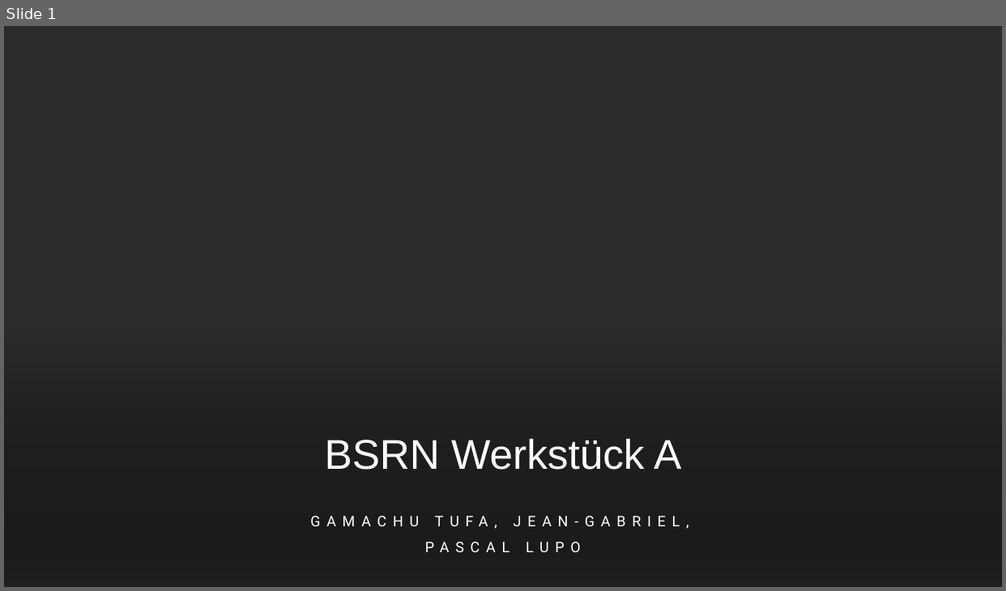
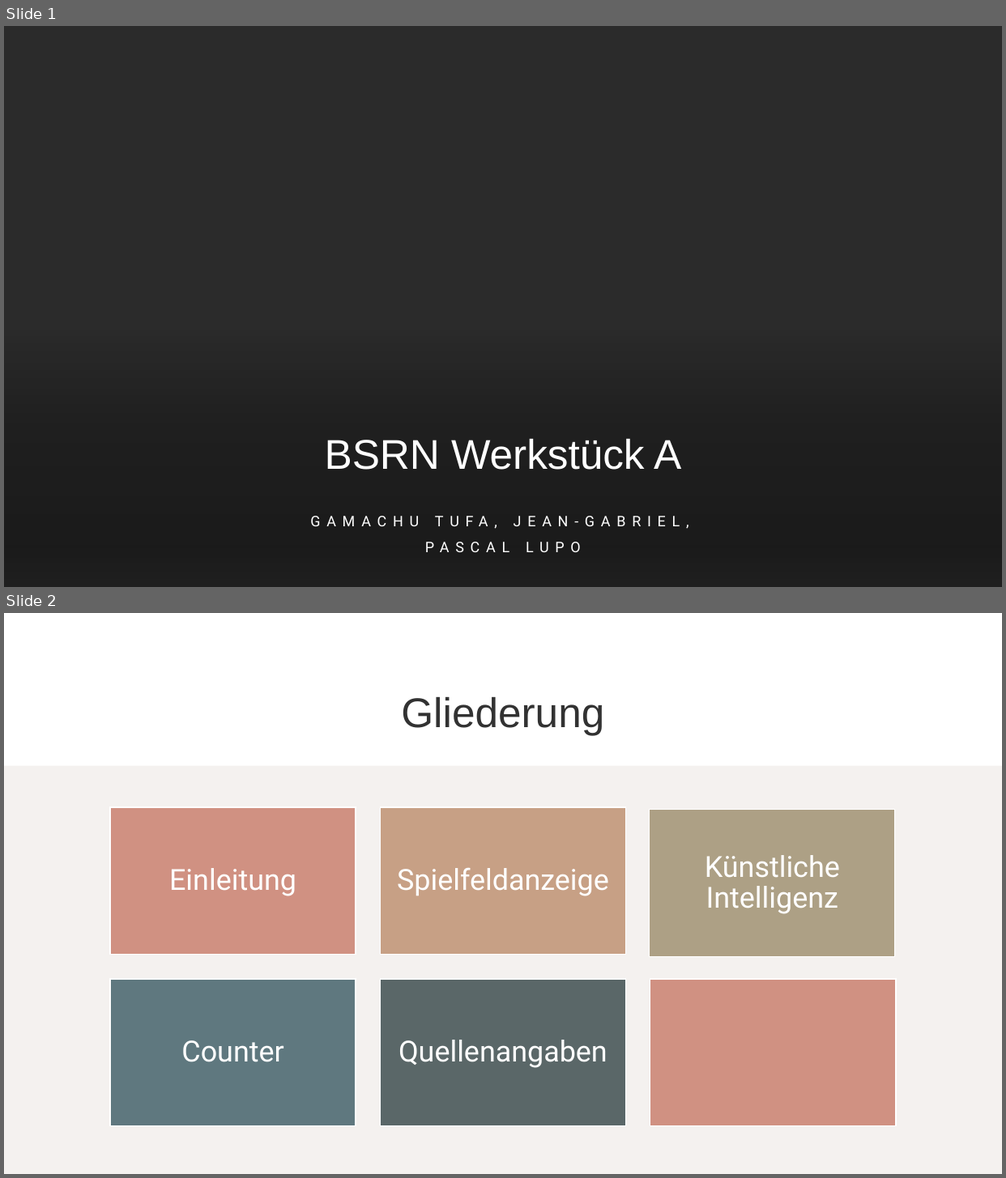
Before and after one commit to gamma795/BSRN_Projekt, a slide deck: BSRN Werkstück A.pptx. Shown one above the other, each under a label of ours: slide 1 before the commit, slides 1 and 2 after it. The pictures are 1006x591 and 1006x1178 pixels, drawn with LibreOffice and Linux fonts; fonts in the diff are those of the drawing; background and template pictures are left out; a plain dark background stands for a picture behind light text. Boxes give left, top, right and bottom in pixels: in the first picture for what was removed or moved away, otherwise in the second. Text is boxed around its words. In the diff, an @@ line names an element or a change of style, - is before the commit and + after.

```diff
--- a/BSRN Werkstück A.pptx
+++ b/BSRN Werkstück A.pptx
@@ slide 2 added at <box>4,613,1002,1174</box>, background #FFFFFF; not listed: 1 template element that a slide beside it also shows @@
@@ rectangle added at <box>4,613,1002,1174</box>, fill #FFFFFF @@
@@ title added at <box>401,697,604,735</box>, 40 pt, text #323232 @@
+Gliederung
@@ rectangle added at <box>4,766,1002,1174</box>, fill #F4F1EF @@
@@ group added at <box>110,807,896,1127</box>: 6 rectangles, 5 texts @@
+Einleitung
+Spielfeldanzeige
+Künstliche Intelligenz
+Counter
+Quellenangaben
```
Also in this commit, not shown: 7 other slides added, 2 slides removed.
